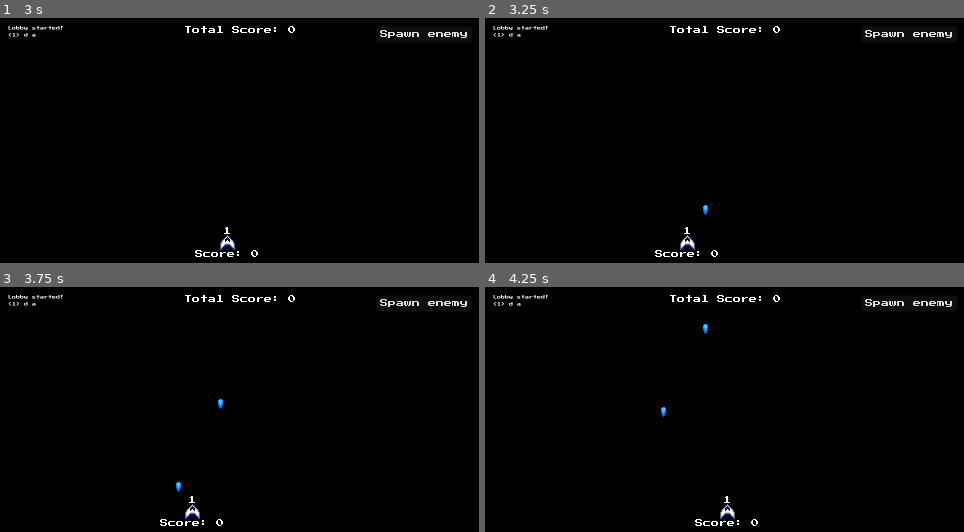
Above: before the commit, frames 1-4 (two rows, left to right).
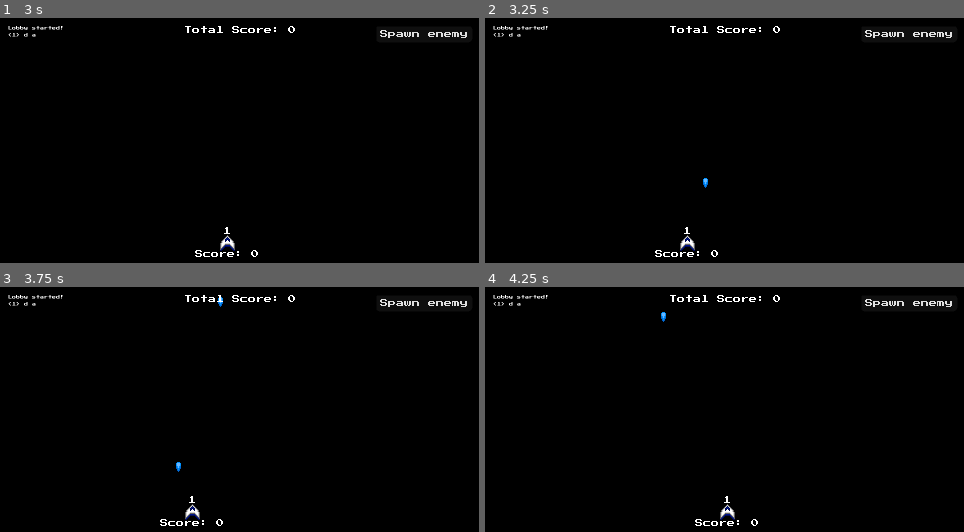
Above: after the commit, the same moments.

Repository: Intedai/MultiplayerShooter
Game: Godot game, scene res://game.tscn
Same seed, same stepped clock (60 frames per second), same inputs: the game is played once before the commit and once after it.
Inputs:
- Up to frame 1 (3 s): click "Spawn enemy" at 0.5 s; click "Host" at 1.25 s; tap Enter (chat) at 2, 2.85 s; hold D (move_right) 2.03-2.78 s; tap Space (shoot) at 2.1, 2.75 s; hold A (move_left) from 2.78 s (still down)
- Up to frame 2 (3.25 s): keep holding A (move_left); tap Space (shoot) at 3.05 s
- Up to frame 3 (3.75 s): release A (move_left) at 3.53 s; hold D (move_right) from 3.53 s (still down); tap Space (shoot) at 3.6 s
- Up to frame 4 (4.25 s): keep holding D (move_right)

Frame 1 is identical in both runs. In frame 2, less than 0.1% of the frame differs, in the area x 45-47%, y 65-81%; in frame 3, 0.1%, in the area x 36-47%, y 4-84%; in frame 4, 0.1%.

Commit message:
Add shooting cooldown, bullet speed and gun point

Diff:
--- a/Bullet/bullet.tscn
+++ b/Bullet/bullet.tscn
@@ -5,7 +5,7 @@
 
 [node name="Bullet" type="Area2D" unique_id=85254206]
 script = ExtResource("1_4qwpv")
-speed = 150
+speed = 300
 damage = 1
 
 [node name="Sprite2D" type="Sprite2D" parent="." unique_id=1691686963]
--- a/Player/player.gd
+++ b/Player/player.gd
@@ -5,6 +5,7 @@
 @onready var gun_point: Marker2D = $GunPoint
 @onready var score_label: Label = $Score
 @onready var name_label: Label = $Name
+@onready var shoot_cooldown: Timer = $ShootCooldown
 
 @export var bullet_scene: PackedScene
 @export var speed: int
@@ -43,8 +44,11 @@
 func _physics_process(_delta: float) -> void:
 	if !is_multiplayer_authority() or !can_move:
 		return
-	if Input.is_action_just_pressed("shoot"):
+
+	if Input.is_action_just_pressed("shoot") and shoot_cooldown.is_stopped():
 		shoot.rpc()
+		shoot_cooldown.start()
+
 	var direction := Input.get_axis("move_left", "move_right")
 	if direction:
 		velocity.x = direction * speed
--- a/Player/player.tscn
+++ b/Player/player.tscn
@@ -23,7 +23,7 @@
 replication_config = SubResource("SceneReplicationConfig_4ntmi")
 
 [node name="GunPoint" type="Marker2D" parent="." unique_id=1527810422]
-position = Vector2(0, -8)
+position = Vector2(0, -10)
 
 [node name="Score" type="Label" parent="." unique_id=1243297011]
 anchors_preset = 15
@@ -55,3 +55,7 @@
 
 [node name="CollisionPolygon2D" type="CollisionPolygon2D" parent="." unique_id=1129791251]
 polygon = PackedVector2Array(0, -8, 1, -8, 1, -7, 2, -7, 2, -6, 3, -6, 3, -5, 4, -5, 4, -4, 5, -4, 5, -3, 6, -3, 6, -2, 7, -2, 7, 0, 8, 0, 8, 1, -7, 1, -7, 0, -6, 0, -6, -2, -5, -2, -5, -3, -4, -3, -4, -4, -3, -4, -3, -5, -2, -5, -2, -6, -1, -6, -1, -7, 0, -7)
+
+[node name="ShootCooldown" type="Timer" parent="." unique_id=779139694]
+wait_time = 0.25
+one_shot = true
